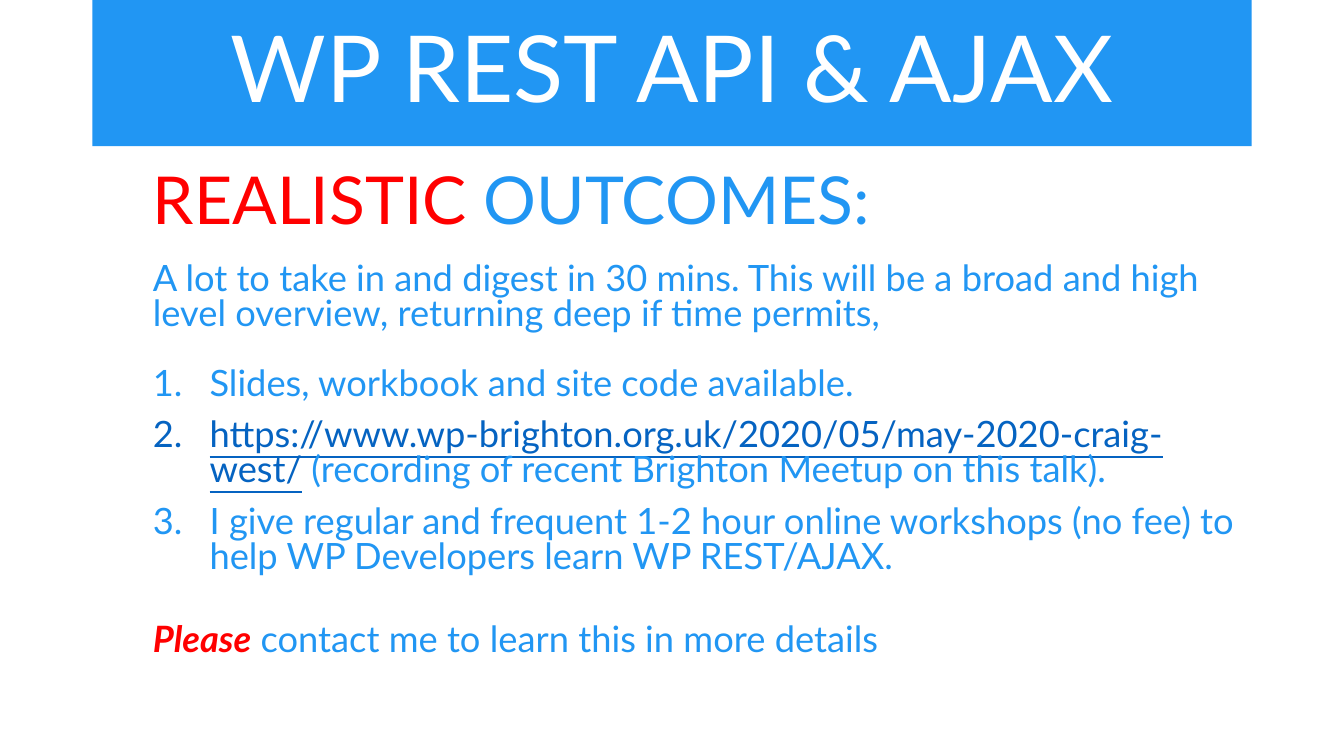
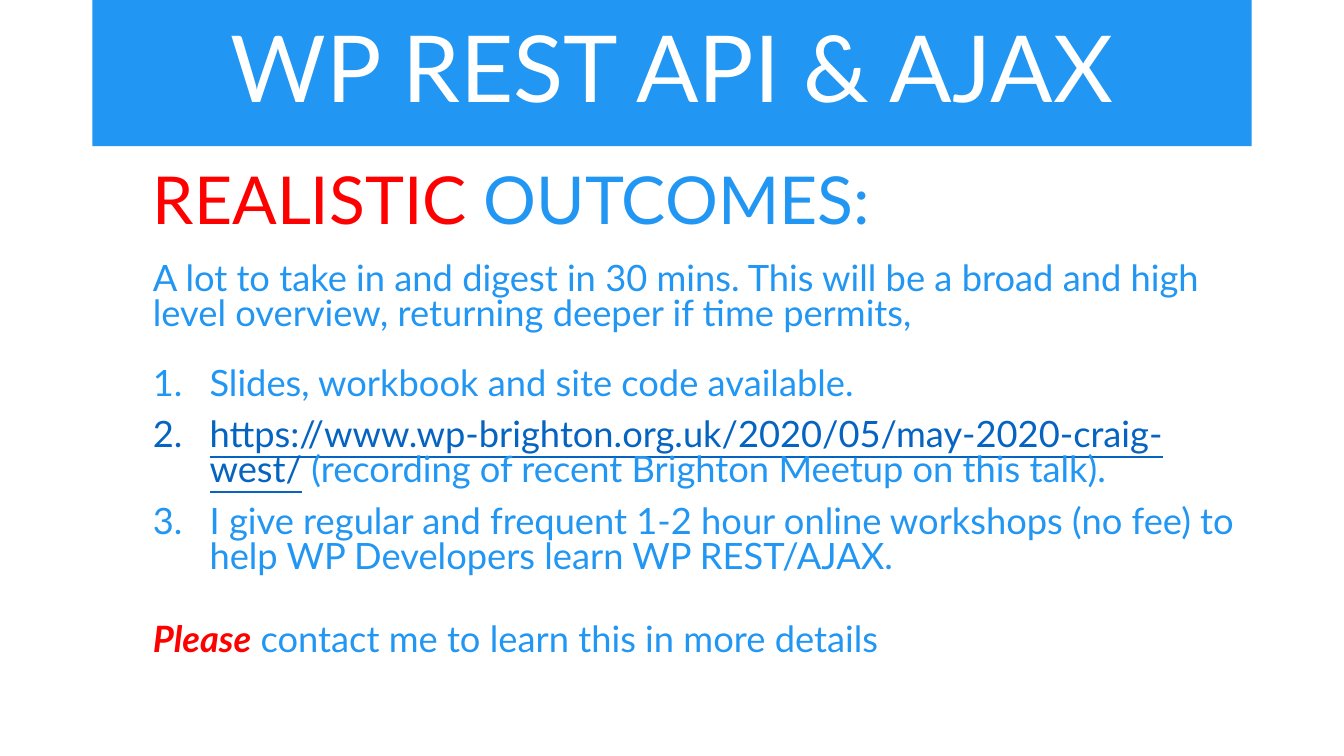
Before and after one commit to iwswordpress/rest, a slide deck: slide 3 of rest-api-workshop.pptx (slide 4 before the commit). Drawn at 1344x756 pixels with LibreOffice and Linux fonts; fonts in the diff are those of the drawing. Boxes give left, top, right and bottom in pixels: in the first picture for what was removed or moved away, otherwise in the second. Text is boxed around its words. In the diff, an @@ line names an element or a change of style, - is before the commit and + after.

```diff
--- a/rest-api-workshop.pptx
+++ b/rest-api-workshop.pptx
@@ text at box(153, 264, 1199, 333): text changed @@
-  A lot to take in and digest in 30 mins. This will be a broad and high level overview, returning deep if time permits,
+  A lot to take in and digest in 30 mins. This will be a broad and high level overview, returning deeper if time permits,
```
Also in this commit, not shown: 3 other slides changed, 1 slide added.
